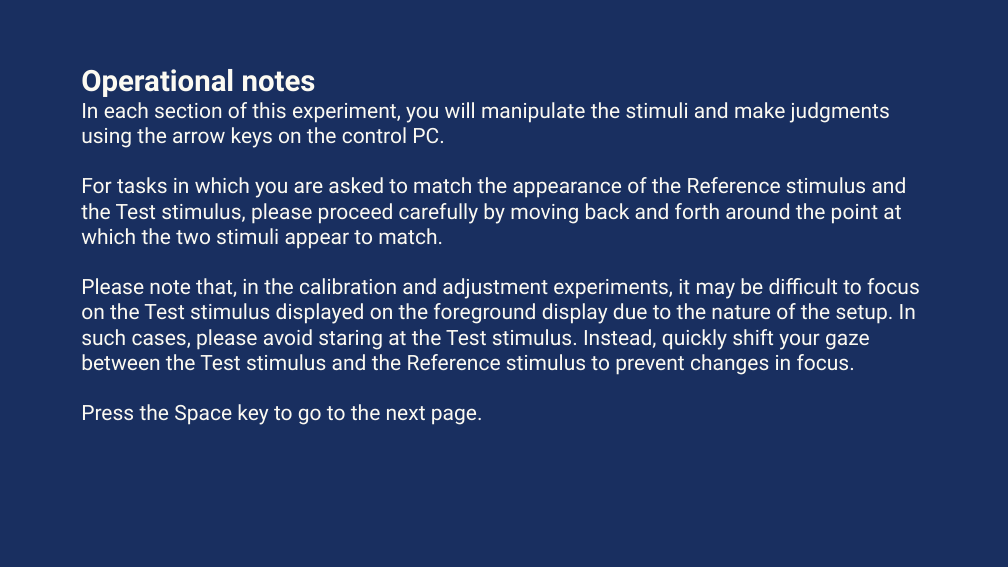
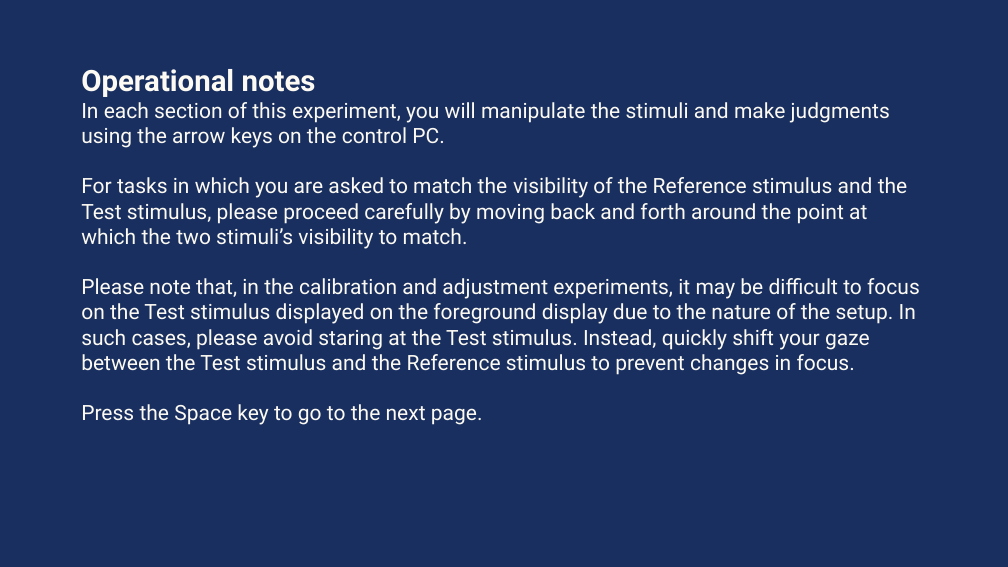
Before and after one commit to HAMADAKAZUKI2423/lab, a slide deck: slide 17 of tex/ethicsreview/ethics_review_visibility/別紙2評価実験説明.pptx. Drawn at 1008x567 pixels with LibreOffice and Linux fonts; fonts in the diff are those of the drawing. Boxes give left, top, right and bottom in pixels: in the first picture for what was removed or moved away, otherwise in the second. Text is boxed around its words. In the diff, an @@ line names an element or a change of style, - is before the commit and + after.

```diff
--- a/tex/ethicsreview/ethics_review_visibility/別紙2評価実験説明.pptx
+++ b/tex/ethicsreview/ethics_review_visibility/別紙2評価実験説明.pptx
@@ text at (81, 177, 908, 249): text changed @@
-For tasks in which you are asked to match the appearance of the Reference stimulus and the Test stimulus, please proceed carefully by moving back and forth around the point at which the two stimuli appear to match.
+For tasks in which you are asked to match the visibility of the Reference stimulus and the Test stimulus, please proceed carefully by moving back and forth around the point at which the two stimuli’s visibility to match.
```
Also in this commit, not shown: 8 other slides changed.
